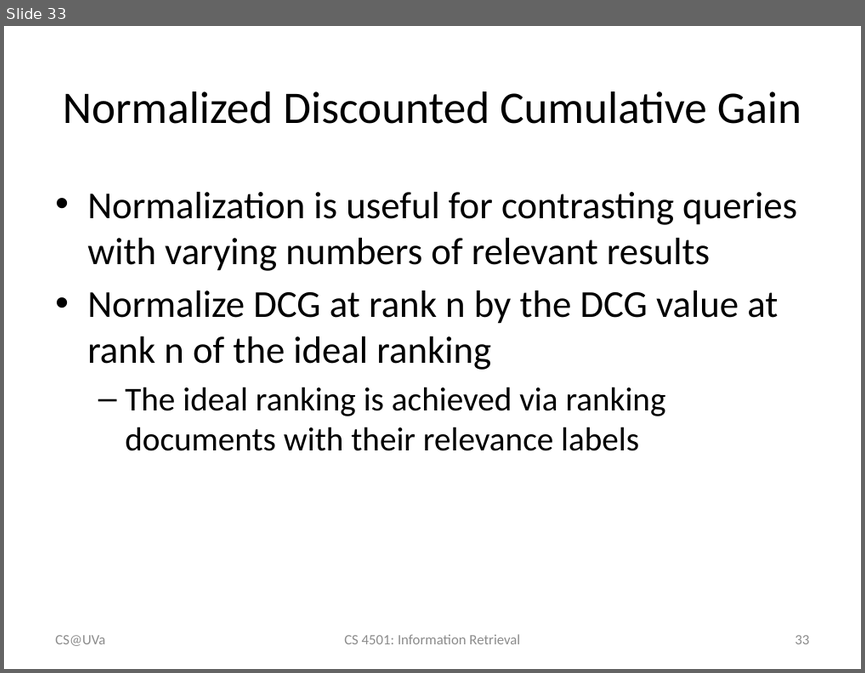
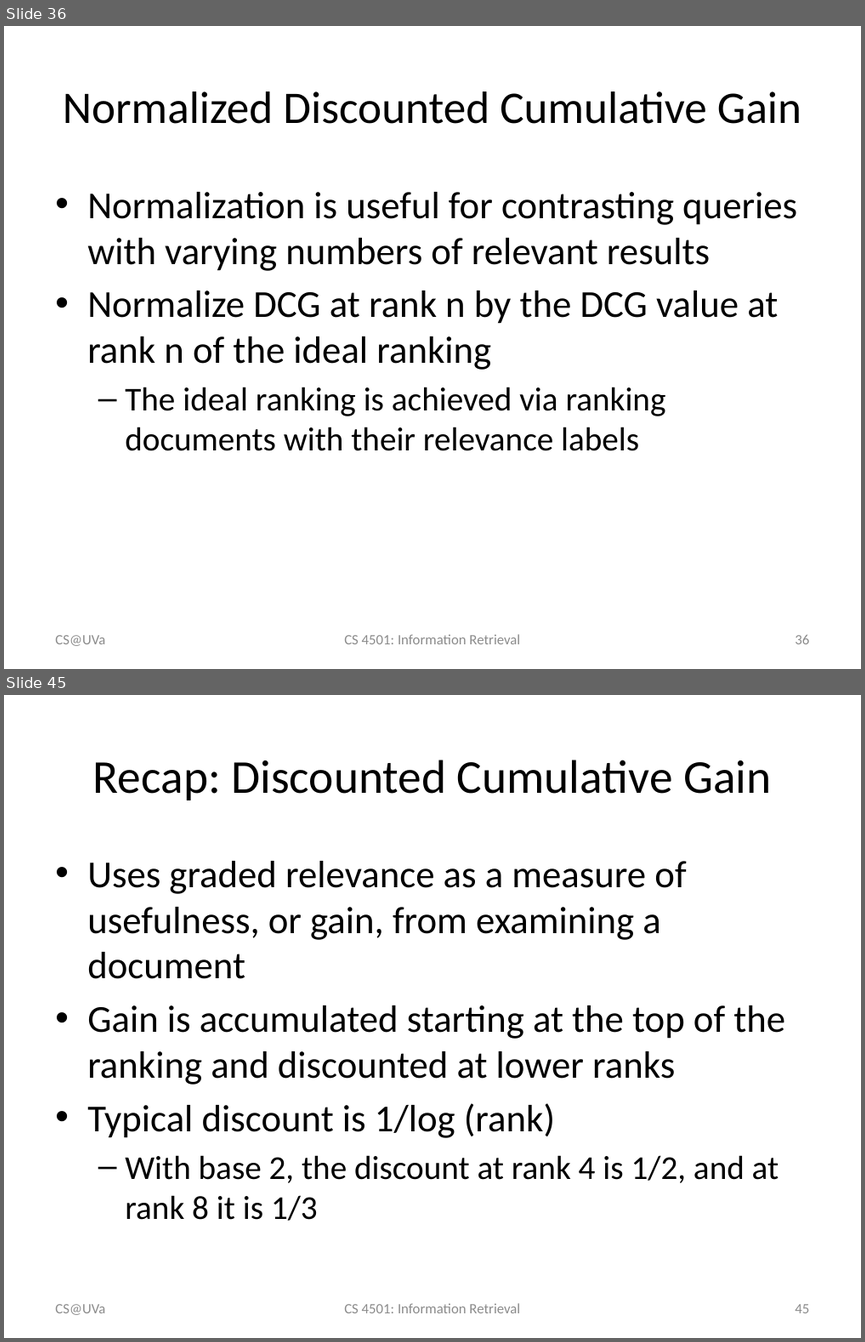
Before and after one commit to wang296/IR2015, a slide deck: docs/Information Retrieval Evaluation.pptx. Shown one above the other, each under a label of ours: slide 33 before the commit, slides 36 and 45 after it; the slides between them are not shown. The pictures are 865x673 and 865x1342 pixels, drawn with LibreOffice and Linux fonts; fonts in the diff are those of the drawing. Boxes give left, top, right and bottom in pixels: in the first picture for what was removed or moved away, otherwise in the second. Text is boxed around its words. In the diff, an @@ line names an element or a change of style, - is before the commit and + after.

```diff
--- a/docs/Information Retrieval Evaluation.pptx
+++ b/docs/Information Retrieval Evaluation.pptx
@@ slide 45 added at [4,695,861,1338], background #FFFFFF @@
@@ title added at [93,760,771,800], 39.6 pt, text #000000 @@
+Recap: Discounted Cumulative Gain
@@ text added at [87,861,785,1220], 32 pt, text #000000 @@
+• Uses graded relevance as a measure of usefulness, or gain, from examining a document
+• Gain is accumulated starting at the top of the ranking and discounted at lower ranks
+• Typical discount is 1/log (rank)
+  – With base 2, the discount at rank 4 is 1/2, and at rank 8 it is 1/3
@@ text added at [55,1304,105,1315], 12 pt, text #8C8C8C @@
+CS@UVa
@@ text added at [344,1303,520,1313], 12 pt, text #8C8C8C @@
+CS 4501: Information Retrieval
@@ page number added at [794,1304,809,1313], 12 pt, text #8C8C8C @@
+45
@@ what was slide 33 is now slide 36 @@
@@ page number at [794,635,809,644]: text changed @@
-33
+36
```
Also in this commit, not shown: 3 slides changed, 13 other slides added, 2 other files.
